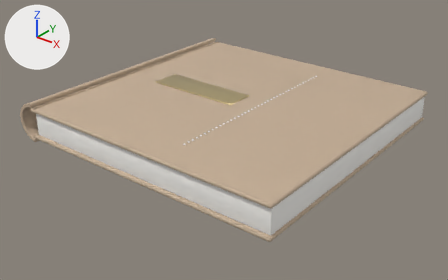
What one commit did to the glTF model frontend/public/models/album/swarovski-line--square.glb.
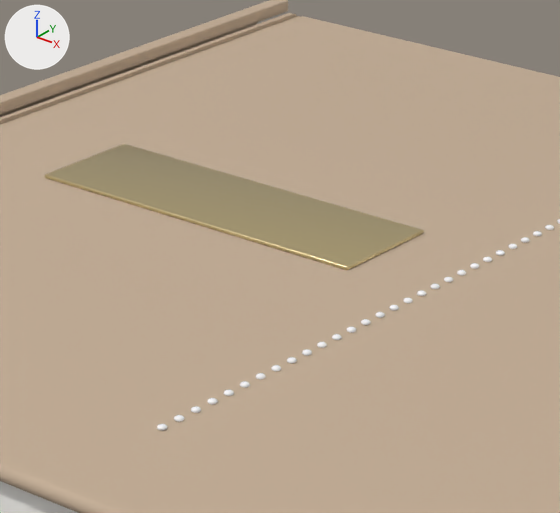
Each version appears first whole from a 50 mm lens placed at (0.373, -0.484, 0.265), pointed at (-0.004, -0.013, -0.027), and next in a close-up on the part from 32% to 63% of the width and 14% to 59% of the height. The lights are fixed; the arrows at upper left show +X, +Y and +Z. The first two pictures are the older version. Vertices at exactly the same position are counted once.

Before the edit, the objects in view are built like this:
```python
me_coverfront = bpy.data.meshes.new('CoverFront')
me_coverfront.from_pydata(...)  # 320 vertices, 636 faces; spans x -0.15..0.15, y -0.15..0.15, z -0.002..0.002
me_coverfront.materials.append(mat_cover)  # beige #c4ad95
me_pages = bpy.data.meshes.new('Pages')
me_pages.from_pydata(...)  # 56 vertices, 108 faces; spans x -0.147..0.147, y -0.147..0.147, z -0.013..0.013
me_pages.materials.append(mat_pages)  # white #faf8f3
me_plate = bpy.data.meshes.new('Plate')
me_plate.from_pydata(...)  # 152 vertices, 300 faces; spans x -0.054..0.054, y -0.0165..0.0165, z -0.0006..0.0006
me_plate.materials.append(mat_plate)  # beige #ebd7a2
ob_coverfront = bpy.data.objects.new('CoverFront', me_coverfront)
ob_coverfront.location = (0.0018, 0.0, 0.0152)
ob_pages = bpy.data.objects.new('Pages', me_pages)
ob_pages.location = (0.0027, 0.0, 0.0)
ob_plate = bpy.data.objects.new('Plate', me_plate)
ob_plate.location = (-0.0462, 0.0, 0.018)
# also in view: 'Spine' at (-0.158, 0.0, 0.0); 'Decal' at (0.002, 0.0, 0.018); 'Crystal' at (0.032, 0.0, 0.018)
```
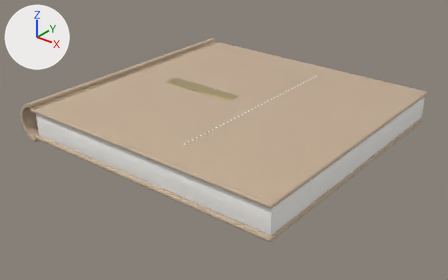
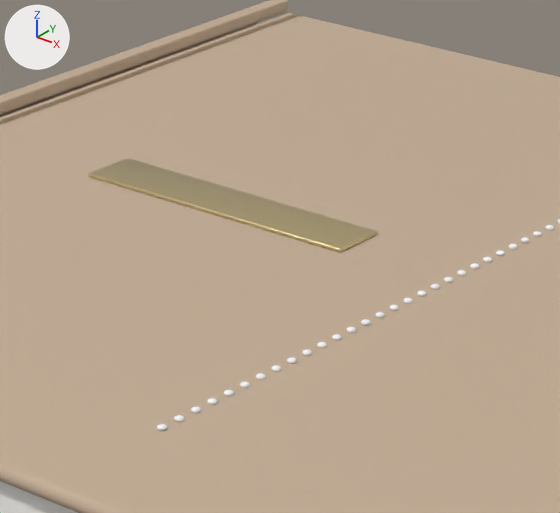
What differs and where, as boxes [x1, y1, x2, y2] in the close-ups (560 x 513 px):
'Plate', reshaped (24% narrower, 25% shorter): before [45, 144, 424, 270]; after [89, 158, 378, 252]

The edits, one by one:
me_plate is used by ob_plate; location (-0.0462, 0.0, 0.018).
me_plate had 152 vertices, 300 faces and spanned x -0.054..0.054, y -0.0165..0.0165, z -0.0006..0.0006.
me_plate now has 152 vertices, 300 faces and spans x -0.045..0.045, y -0.0082..0.0082, z -0.0006..0.0006.
me_plate part 1: 152 of 152 vertices moved; they spanned x -0.054..0.054, y -0.0165..0.0165, z -0.0006..0.0006 and now span x -0.045..0.045, y -0.0082..0.0082, z -0.0006..0.0006; mean shift (0.0, 0.0, 0.0).
